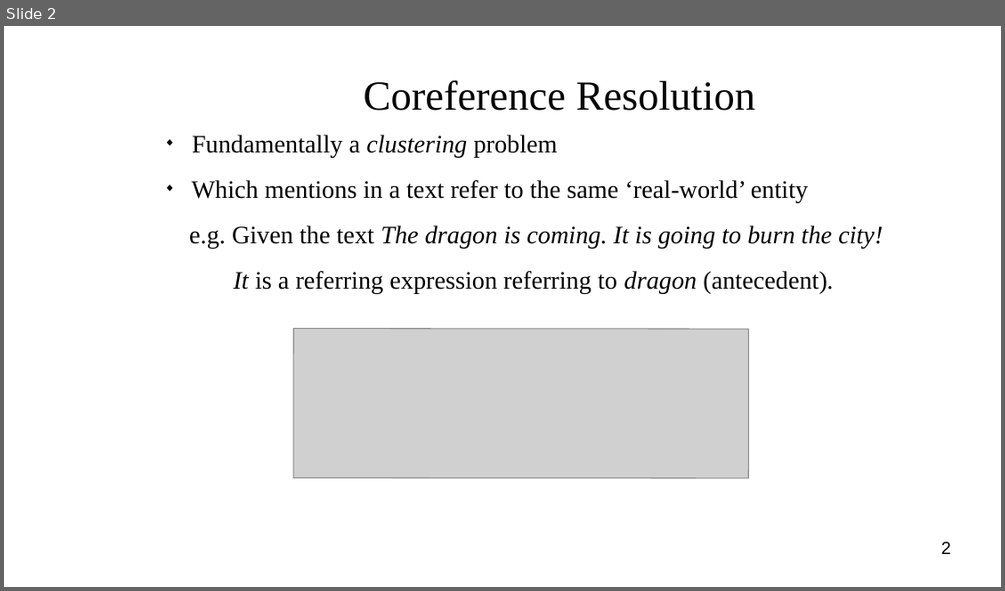
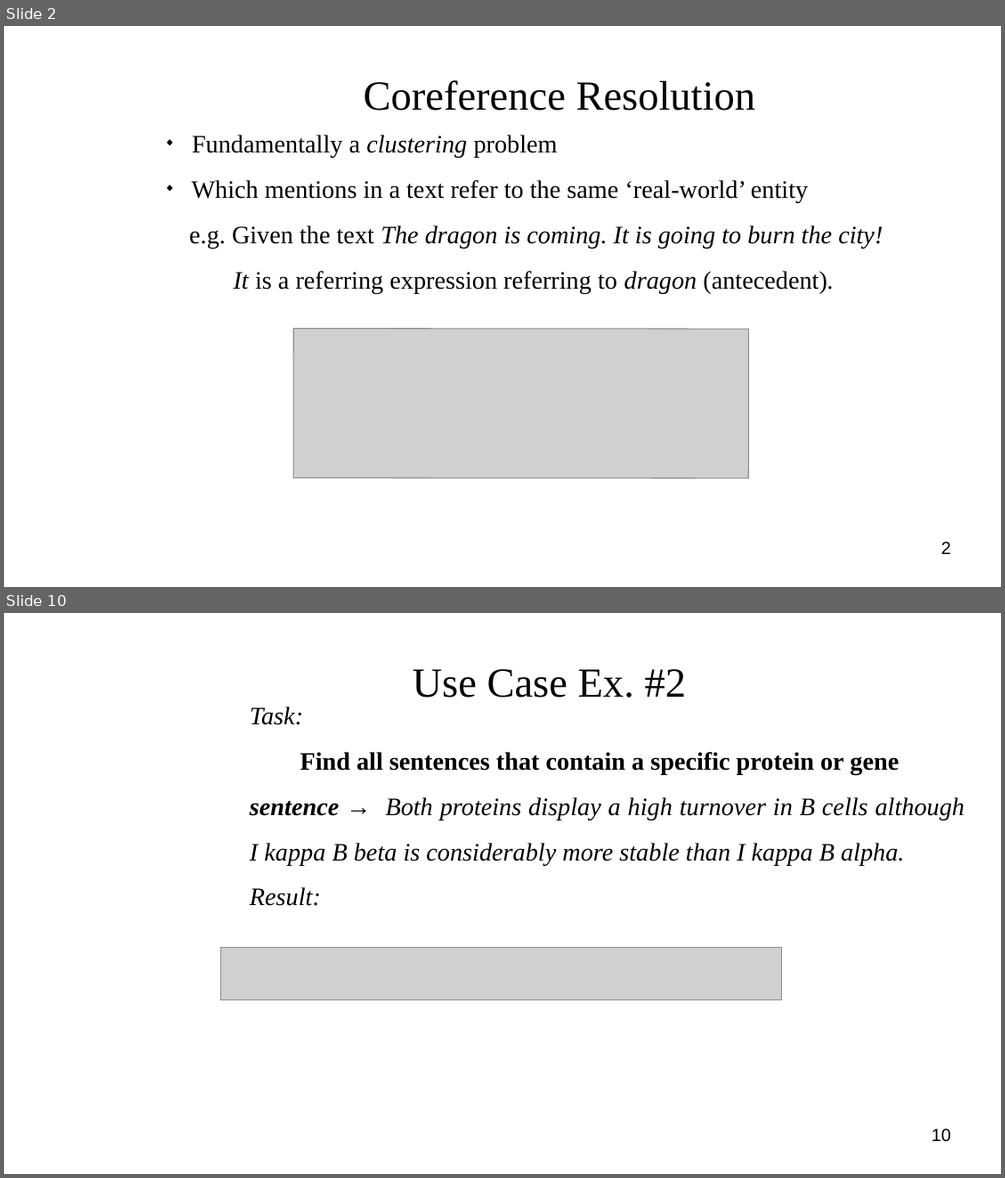
Before and after one commit to masonedmison/coref, a slide deck: documentation/presentation/cs710_presentation.odp. Shown one above the other, each under a label of ours: slide 2 before the commit, slides 2 and 10 after it; the slides between them are not shown. The pictures are 1005x591 and 1005x1178 pixels, drawn with LibreOffice and Linux fonts; fonts in the diff are those of the drawing; grey boxes stand for pictures; background and template pictures are left out. Boxes give left, top, right and bottom in pixels: in the first picture for what was removed or moved away, otherwise in the second. Text is boxed around its words. In the diff, an @@ line names an element or a change of style, - is before the commit and + after.

```diff
--- a/documentation/presentation/cs710_presentation.odp
+++ b/documentation/presentation/cs710_presentation.odp
@@ slide 10 added at (4,613,1001,1174), background picture (left out) @@
@@ title added at (413,669,687,698), 33 pt, text #050505 @@
+Use Case Ex. #2
@@ subtitle added at (250,706,964,906), 20 pt, text #000000, italic @@
+Task:
+Find all sentences that contain a specific protein or gene
+      sentence → Both proteins display a high turnover in B cells although I kappa B beta is considerably more stable than I kappa B alpha.
+Result:
@@ picture added at (221,948,782,1000) @@
@@ page number added at (931,1128,951,1142), 14 pt, text #000000 @@
+10
```
Also in this commit, not shown: 1 slide changed, 6 other slides added, 1 slide removed, 32 other files.
